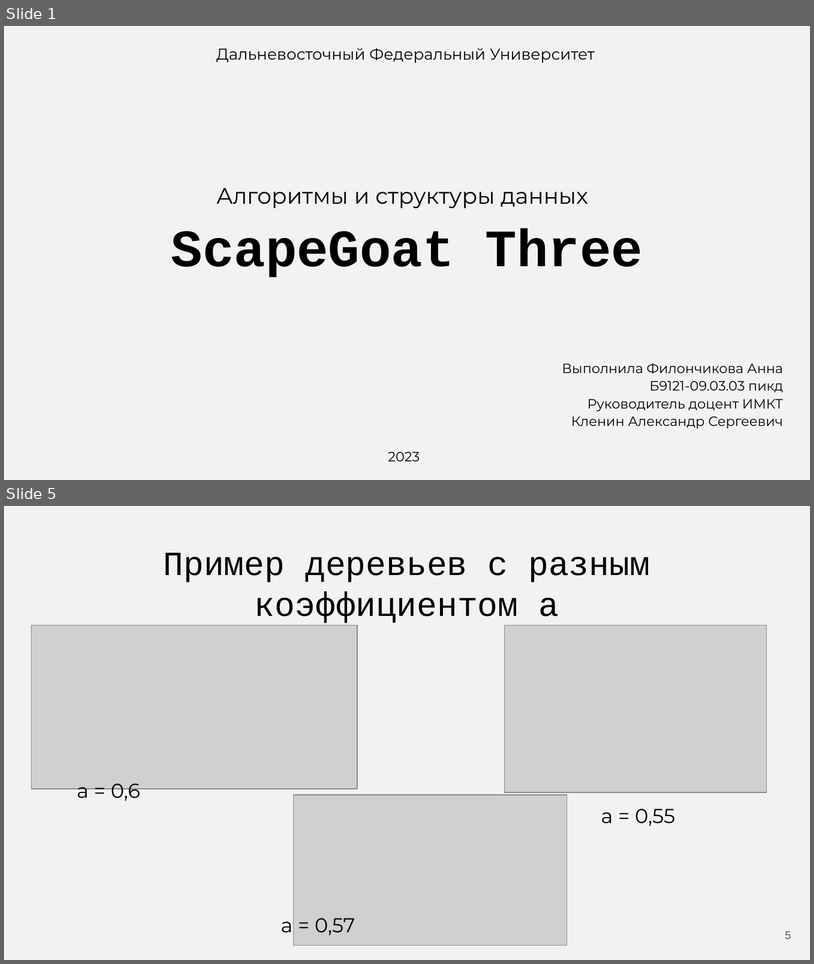
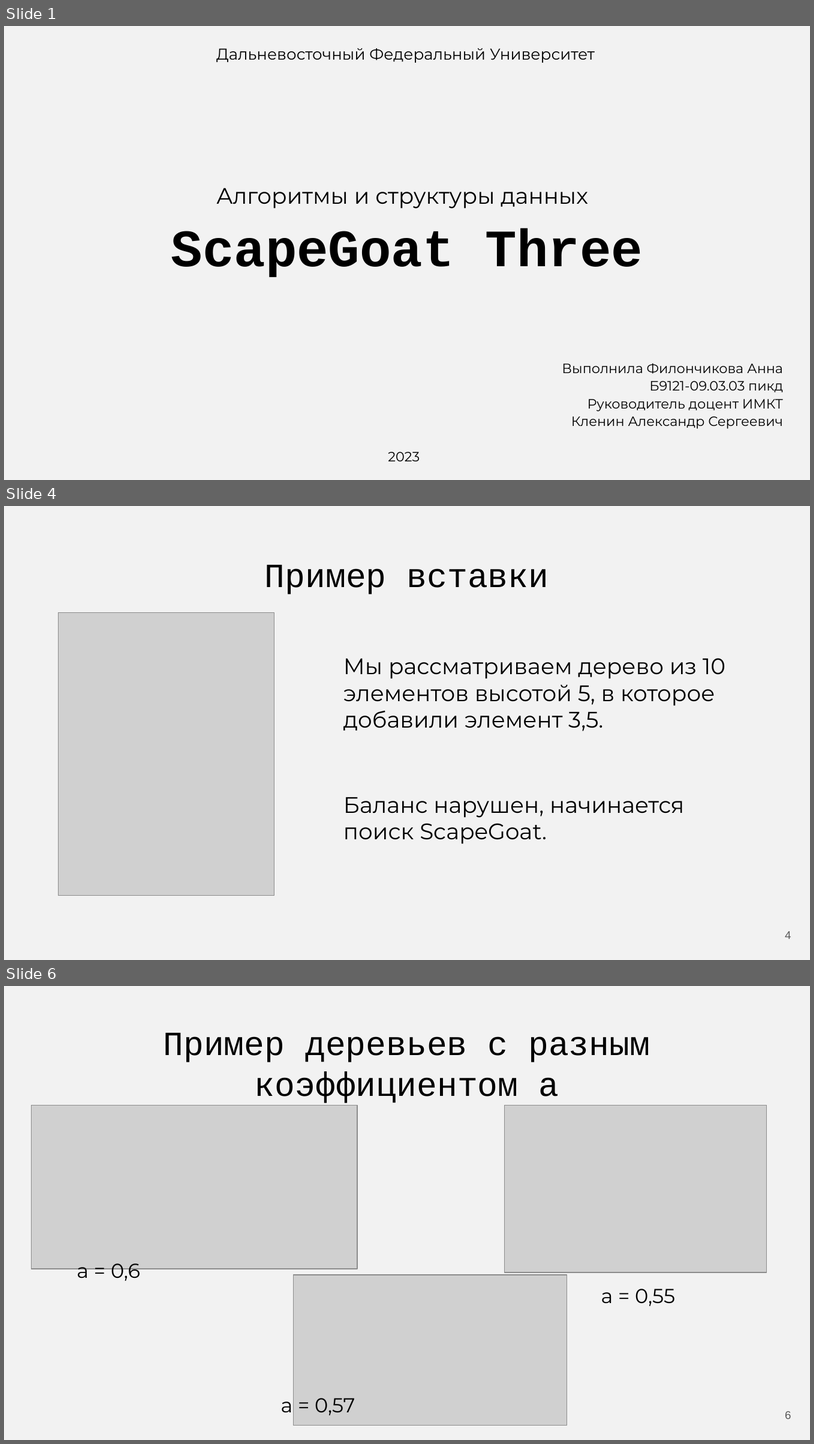
Before and after one commit to Flnchkv/ScapeGoat_Three, a slide deck: ScapeGoat Three.pptx. Shown one above the other, each under a label of ours: slides 1 and 5 before the commit, slides 1, 4 and 6 after it; the slides between them are not shown. The pictures are 814x964 and 814x1444 pixels, drawn with LibreOffice and Linux fonts; fonts in the diff are those of the drawing; grey boxes stand for pictures. Boxes give left, top, right and bottom in pixels: in the first picture for what was removed or moved away, otherwise in the second. Text is boxed around its words. In the diff, an @@ line names an element or a change of style, - is before the commit and + after.

```diff
--- a/ScapeGoat Three.pptx
+++ b/ScapeGoat Three.pptx
@@ slide 4 added at (4, 506, 810, 960), background #F2F2F2 @@
@@ title added at (265, 565, 549, 594), 30.2 pt, text #000000 @@
+Пример вставки
@@ picture added at (58, 612, 274, 895) @@
@@ text added at (344, 658, 726, 731), 20 pt, text #000000 @@
+Мы рассматриваем дерево из 10 элементов высотой 5, в которое добавили элемент 3,5.
@@ text added at (344, 797, 684, 844), 20 pt, text #000000 @@
+Баланс нарушен, начинается поиск ScapeGoat.
@@ page number added at (785, 931, 791, 939), 10 pt, text #595959 @@
+4
@@ what was slide 5 is now slide 6 @@
@@ page number at (785, 1411, 791, 1419): text changed @@
-5
+6
```
Also in this commit, not shown: 3 slides changed, 1 other slide added, 2 slides removed, 1 other file.
